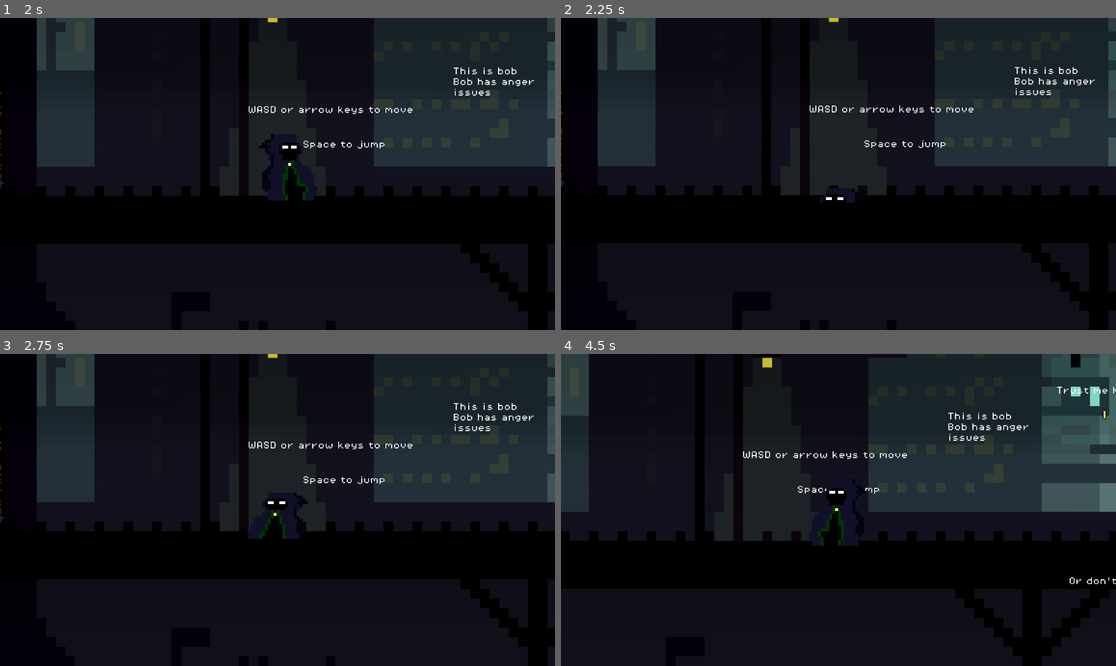
Above: before the commit, frames 1-4 (two rows, left to right).
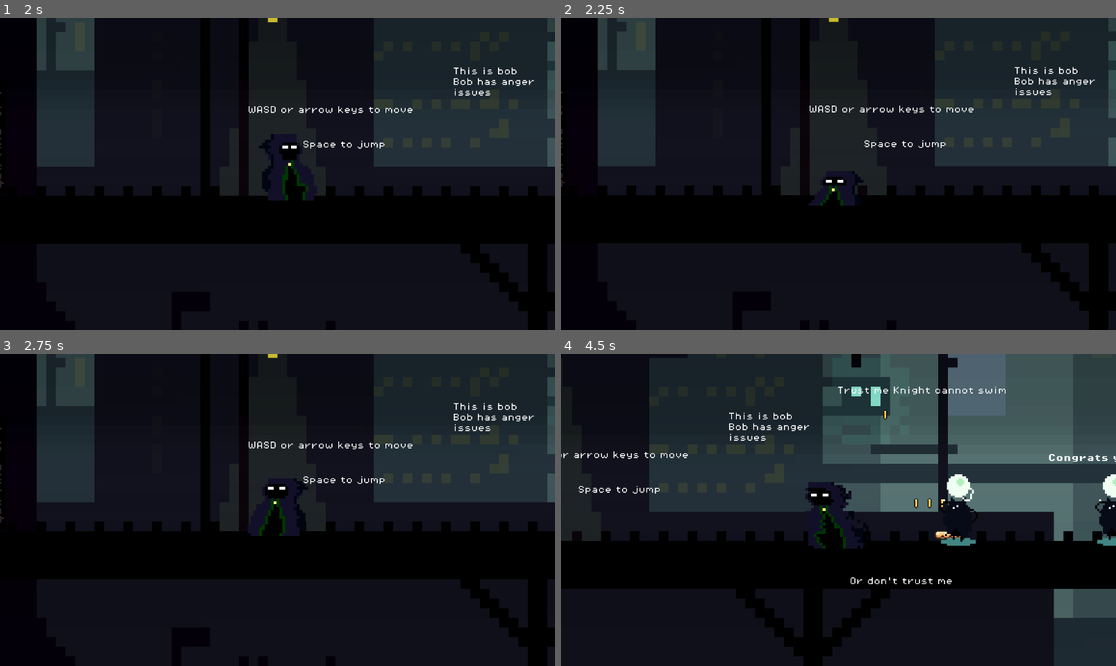
Above: after the commit, the same moments.

Repository: ByteOfWaffle/Godot--first
Game: Godot game, scene res://Scenes/game.tscn
The game is run twice, just before and just after one commit, with the same random seed, the same clock (stepped at 60 frames per second) and the same inputs. This scene is started directly instead of the project's main scene.
Inputs:
- Up to frame 1 (2 s): hold D (move_right) from 0.53 s (still down); tap C (hide) at 0.6 s; tap Space (jump) at 0.77, 1.52 s; tap E (use) at 1.35 s
- Up to frame 2 (2.25 s): release D (move_right) at 2.03 s; hold A (move_left) from 2.03 s (still down); tap C (hide) at 2.1 s
- Up to frame 3 (2.75 s): keep holding A (move_left)
- Up to frame 4 (4.5 s): release A (move_left) at 2.78 s; hold D (move_right) 2.78-4.28 s; tap E (use) at 2.85, 4.35 s; tap Space (jump) at 3.02, 3.77 s; tap C (hide) at 3.6 s; hold A (move_left) from 4.28 s (still down)

Frame 1 is identical in both runs. In frame 2, 0.3% of the frame differs, in the area x 44-55%, y 49-61%; in frame 3, 0.6%; in frame 4, 36%, in the area x 0-100%, y 0-100%.

Commit message:
Added hiding to tutorial

Diff:
--- a/succsess/magnum-asinum-project/Scenes/Slime.tscn
+++ b/succsess/magnum-asinum-project/Scenes/Slime.tscn
@@ -83,7 +83,7 @@
 }]
 
 [sub_resource type="RectangleShape2D" id="RectangleShape2D_h2mfd"]
-size = Vector2(10, 31)
+size = Vector2(10, 28.5)
 
 [node name="Slime" type="Node2D"]
 z_index = 5
@@ -101,7 +101,7 @@
 collision_mask = 2
 
 [node name="CollisionShape2D" type="CollisionShape2D" parent="AnimatedSprite2D/Killzone"]
-position = Vector2(-6, 42.5)
+position = Vector2(-6, 41.75)
 shape = SubResource("RectangleShape2D_h2mfd")
 
 [node name="RayCastRight" type="RayCast2D" parent="."]
--- a/succsess/magnum-asinum-project/Scenes/player.tscn
+++ b/succsess/magnum-asinum-project/Scenes/player.tscn
@@ -159,7 +159,7 @@
 }],
 "loop": false,
 "name": &"rise",
-"speed": 5.0
+"speed": 8.0
 }, {
 "frames": [{
 "duration": 1.0,
@@ -187,6 +187,8 @@
 position = Vector2(0, -16)
 sprite_frames = SubResource("SpriteFrames_6rhh2")
 animation = &"rise"
+frame = 5
+frame_progress = 1.0
 
 [node name="CollisionShape2D" type="CollisionShape2D" parent="."]
 position = Vector2(1.66667, -12.3333)
Not shown, changed: succsess/magnum-asinum-project/Scenes/tutorial.tscn
